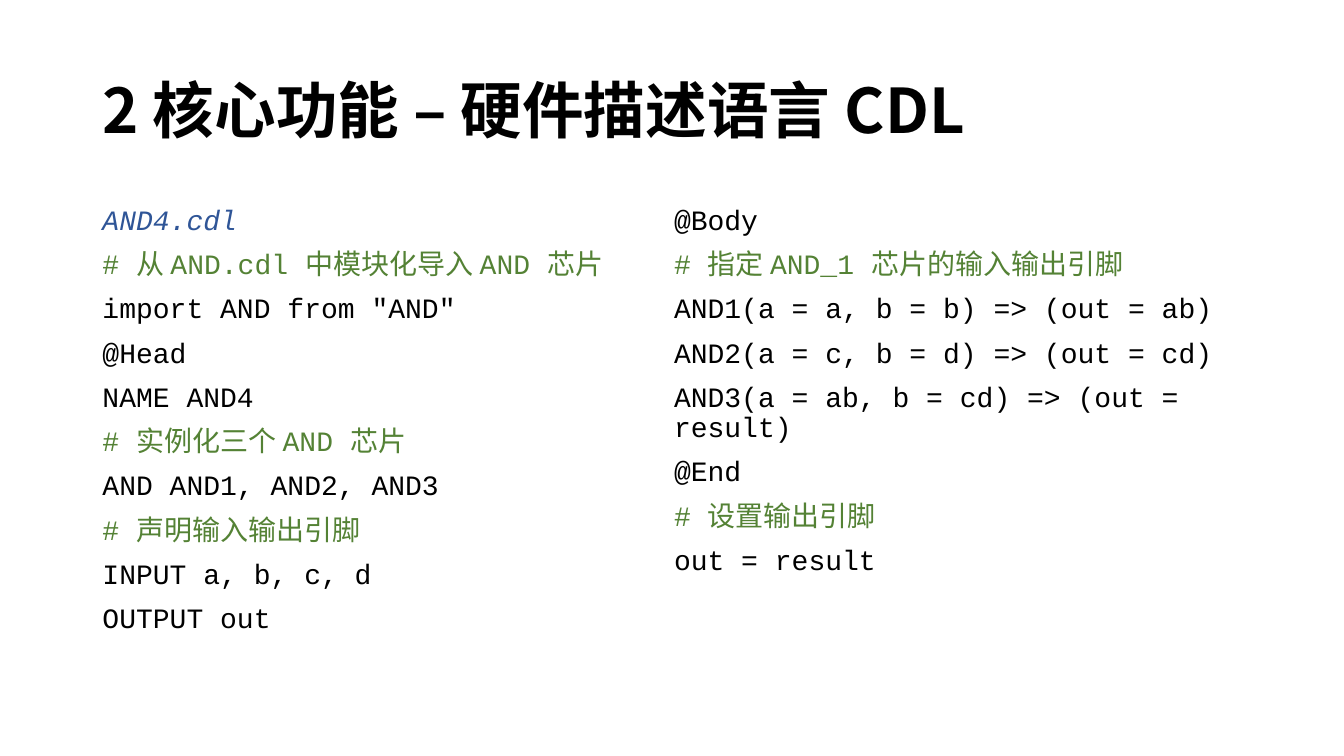
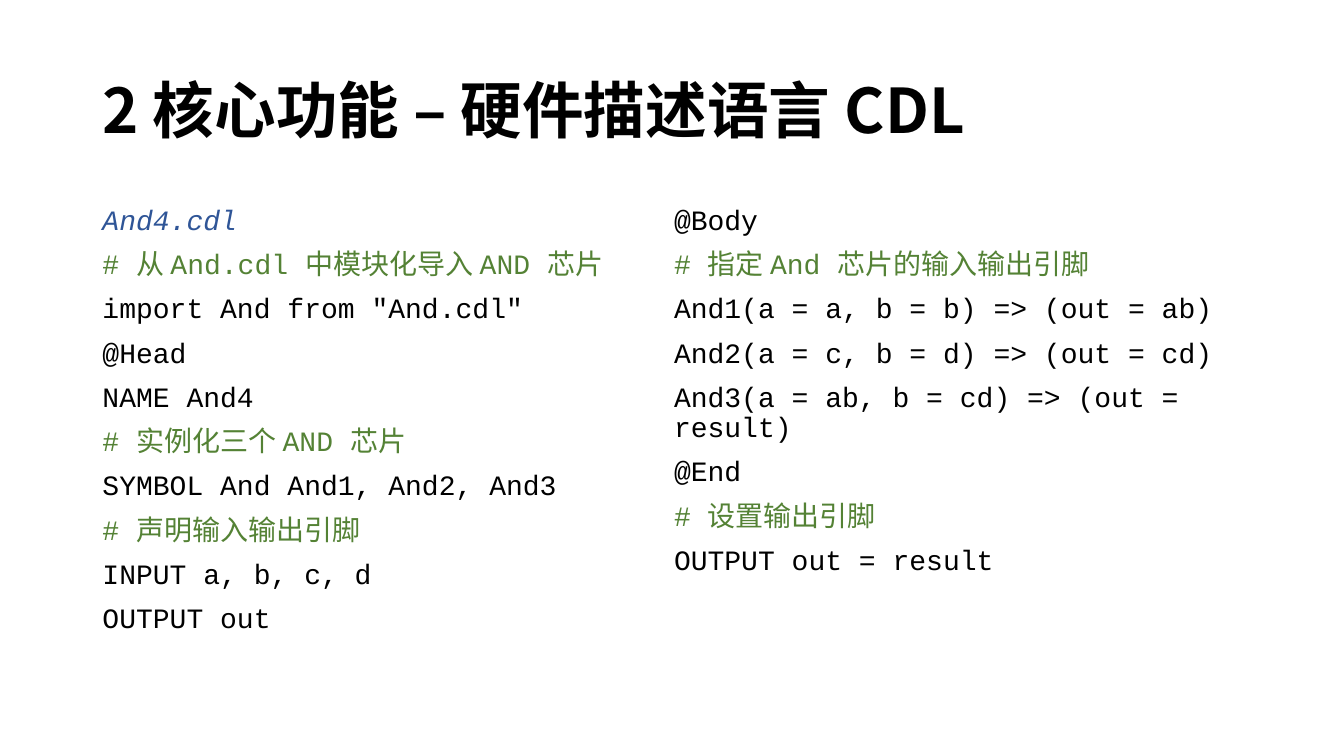
Before and after one commit to tth37/contras, a slide deck: slide 3 of doc/Contras HDL Simulator.pptx. Drawn at 1344x756 pixels with LibreOffice and Linux fonts; fonts in the diff are those of the drawing. Boxes give left, top, right and bottom in pixels: in the first picture for what was removed or moved away, otherwise in the second. Text is boxed around its words. In the diff, an @@ line names an element or a change of style, - is before the commit and + after.

```diff
--- a/doc/Contras HDL Simulator.pptx
+++ b/doc/Contras HDL Simulator.pptx
@@ text at (x1=102, y1=210, x2=603, y2=324): text changed; text colour #548235 to #000000 @@
-AND4.cdl
-# 从 AND.cdl 中模块化导入 AND 芯片
-import AND from "AND"
+And4.cdl
+# 从 And.cdl 中模块化导入 AND 芯片
+import And from "And.cdl"
@@ text at (x1=674, y1=250, x2=1212, y2=443): text changed @@
-# 指定 AND_1 芯片的输入输出引脚
-AND1(a = a, b = b) => (out = ab)
-AND2(a = c, b = d) => (out = cd)
-AND3(a = ab, b = cd) => (out = result)
+# 指定 And 芯片的输入输出引脚
+And1(a = a, b = b) => (out = ab)
+And2(a = c, b = d) => (out = cd)
+And3(a = ab, b = cd) => (out = result)
@@ text at (x1=102, y1=387, x2=254, y2=408): text changed @@
-NAME AND4
+NAME And4
@@ text at (x1=102, y1=476, x2=556, y2=500): text changed @@
-AND AND1, AND2, AND3
+SYMBOL And And1, And2, And3
@@ text at (x1=674, y1=550, x2=994, y2=571): text changed @@
-out = result
+OUTPUT out = result
```
Also in this commit, not shown: 9 other slides changed, 32 other files.
